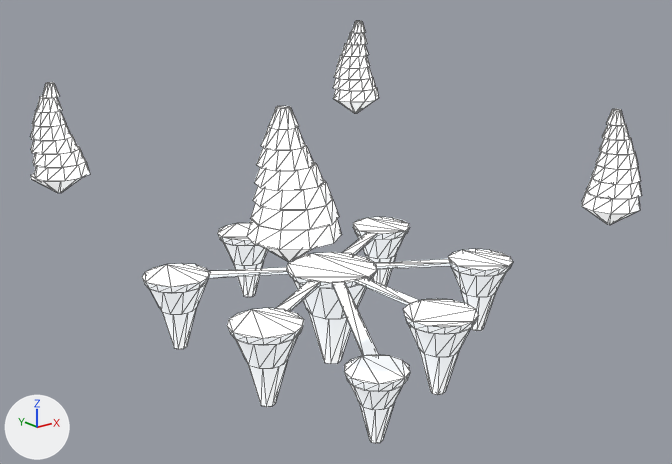
The glTF model game/public/assets/models/town/town_sky.glb: old version first, new version second.
Camera for both pictures: a camera (50 mm lens) standing at (-66.3, -83.7, 37.8) and looking at (-0.4, -1.3, 4.8). Arrows for +X, +Y and +Z are at lower left; the lights stay in place. The older version comes first. Mesh edges are drawn as thin lines. Where no turn or scale is listed for an object, it has been applied to the vertices. Vertices at exactly the same position are counted once.

Names of what the first picture shows: 'town_sky_sky'.
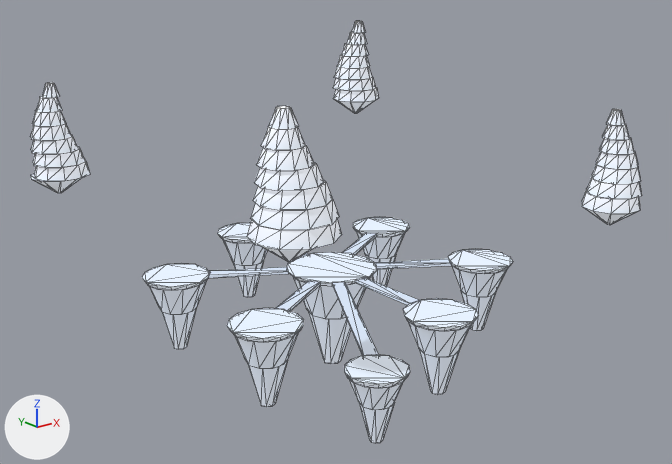
The newer file is also rescaled (x1.613) as a whole; pictures and numbers use the older file's frame.

Boxes [x1, y1, x2, y2] around the edits, measured in the pictures (672 x 464 px; the box of a moved part takes in the faces that stretch with it):
'town_sky_sky', surface changed, reshaped: [30, 21, 642, 443] in both
part 1 of me_town_sky_sky, moved or reshaped: before [142, 227, 513, 410]; after [146, 227, 512, 410]
part 2 of me_town_sky_sky, recoloured: [30, 21, 642, 443] in both

The change, as a list of edits to the scene's bpy script:
```text
Change mat_m_town_sky:
    where n0 = _N.new('ShaderNodeBsdfPrincipled'); n0.name = 'Principled BSDF'
    n0.inputs[28].default_value: 0.55 -> 0.3  # 'Emission Strength'
Change me_town_sky_sky:
    where me_town_sky_sky.from_pydata(...)  # 1192 vertices, 1412 faces; spans x -26.7..26.7, y -27.3..27.3, z -19.5..19.5
    used by ob_town_sky_sky; location = (-0.4, -0.4, 7.1)
    me_town_sky_sky part 1: all 192 vertices in x -19.5..20.2, y -27.1..22.6, z -8.0 are moved by (0.0, 0.0, 0.3)
    me_town_sky_sky part 2: 1314 kept faces spanning x -26.7..26.7, y -27.3..27.3, z -19.5..19.5 get new vertex colours
```
